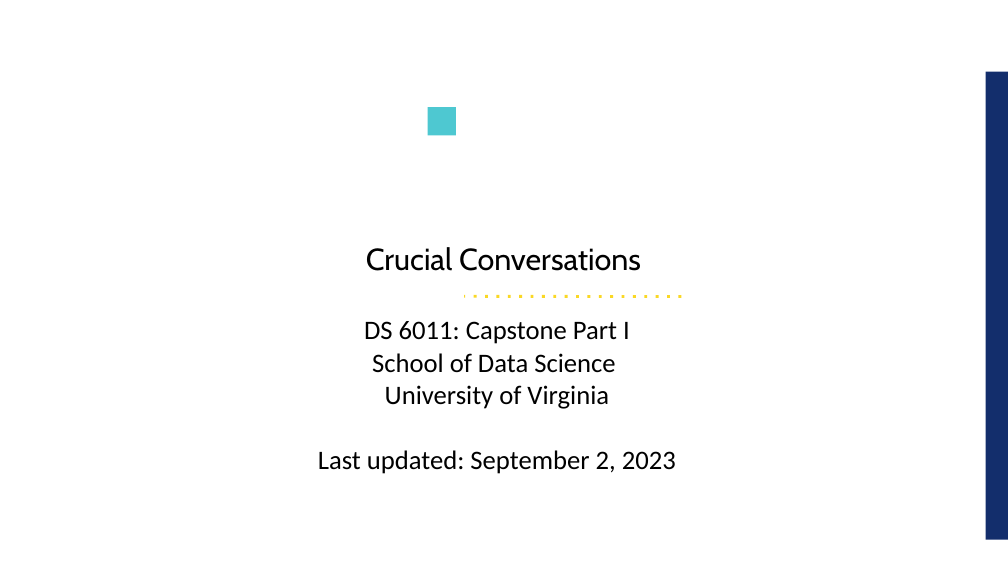
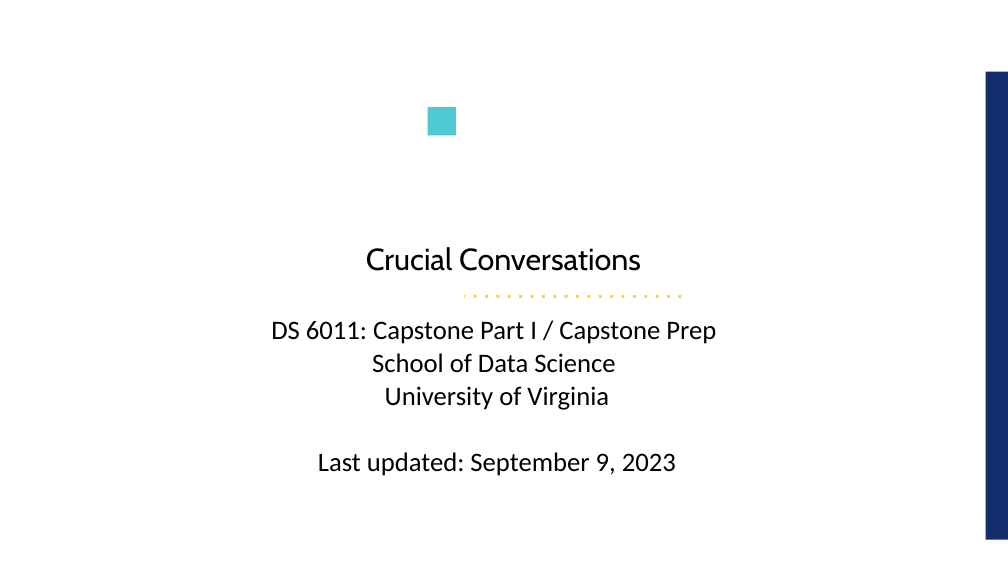
Before and after one commit to UVADS/ds6011, a slide deck: slide 1 of 04_crucial_conversations.ppt. Drawn at 1008x567 pixels with LibreOffice and Linux fonts; fonts in the diff are those of the drawing; background and template pictures are left out. Boxes give left, top, right and bottom in pixels: in the first picture for what was removed or moved away, otherwise in the second. Text is boxed around its words. In the diff, an @@ line names an element or a change of style, - is before the commit and + after.

Commit message:
updated crucial

```diff
--- a/04_crucial_conversations.ppt
+++ b/04_crucial_conversations.ppt
@@ text at box(271, 321, 716, 344): text changed @@
-DS 6011: Capstone Part I
+DS 6011: Capstone Part I / Capstone Prep
@@ text at box(318, 452, 676, 476): text changed @@
-Last updated: September 2, 2023
+Last updated: September 9, 2023
```
Also in this commit, not shown: 1 other slide changed, 1 slide added, 2 other files.
